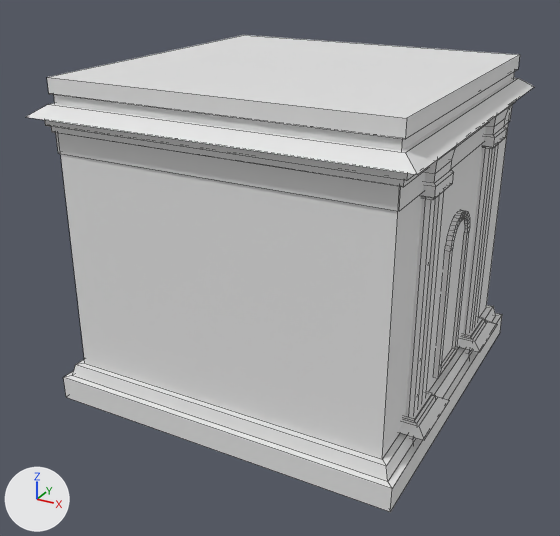
One commit to the FBX model Assets/RawModels/Elements/Main_2.fbx: the scene before it, then after it.
Before and after are seen from a camera (50 mm lens) standing at (1.059, -2.061, 1.369) and looking at (-0.027, -0.088, 0.382). Arrows for +X, +Y and +Z are at lower left; the lights stay in place. Mesh edges are drawn as thin lines. Where no turn or scale is listed for an object, it has been applied to the vertices. Vertices at the same position are counted once.

Names of what the first picture shows: 'Main_2'.
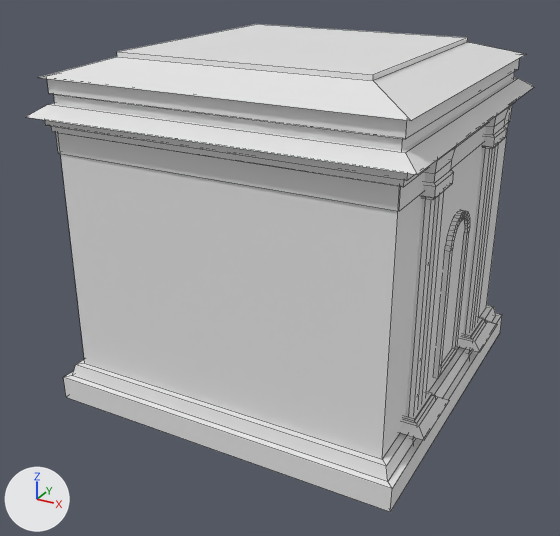
Diff of the bpy script that builds the scene:
```diff
--- a/Assets/RawModels/Elements/Main_2.fbx.py
+++ b/Assets/RawModels/Elements/Main_2.fbx.py
@@ me_cube_078 @@
 me_cube_078.from_pydata(...)  # 704 vertices, 562 faces; spans x -0.575..0.573, y -0.557..0.557, z 0.0..1.001
 # used by ob_main_2; location = (0.0, 0.0, 0.0)
 # verts and faces of me_cube_078; kept vertices keep their numbers, new ones are numbered from 704
 # before: 33 (-0.509, -0.509, 1.001) at pixel (46, 77), 34 (-0.509, 0.509, 1.001) at pixel (243, 35), 35 (0.509, 0.509, 1.001) at pixel (519, 54), 36 (0.509, -0.509, 1.001) at pixel (406, 118)
+# me_cube_078 part 1
+delete_faces([(33, 36, 35, 34)])
+verts[704] = (-0.374, -0.374, 1.046)  # pixel (117, 56)
+verts[705] = (-0.374, 0.374, 1.046)
+verts[706] = (-0.374, -0.374, 1.059)  # pixel (116, 51)
+verts[707] = (-0.374, 0.374, 1.059)  # pixel (256, 24)
+for new, old in zip([*range(708, 712)], [*range(704, 708)]): verts[new] = verts[old] + (0.748, 0.0, 0.0)
+verts[712] = (-0.525, -0.525, 1.001)  # pixel (37, 77)
+verts[713] = (-0.525, 0.525, 1.001)
+verts[714] = (0.525, 0.525, 1.001)  # pixel (526, 54)
+verts[715] = (0.525, -0.525, 1.001)  # pixel (411, 120)
+faces += [(33, 36, 715, 712), (33, 712, 713, 34), (34, 713, 714, 35), (35, 714, 715, 36), (706, 710, 711, 707)]  # mat_wall (white #e7e7e7)
+faces += [(708, 715, 714, 709), (705, 707, 711, 709), (704, 712, 715, 708), (704, 705, 713, 712), (705, 709, 714, 713), (708, 709, 711, 710)]  # mat_detail (white #e7e7e7)
+faces += [(704, 708, 710, 706), (704, 706, 707, 705)]  # mat_detail (white #e7e7e7)
 me_cube_078.materials.append(mat_wall)
```

Changed parts and their boxes (x1, y1, x2, y2) in the pictures (560 x 536 px):
'Main_2', reshaped
    before: (26, 35, 534, 512)
    after: (26, 24, 534, 512)
part 1 of me_cube_078, built on
    before: (50, 35, 518, 118)
    after: (38, 24, 526, 121)
